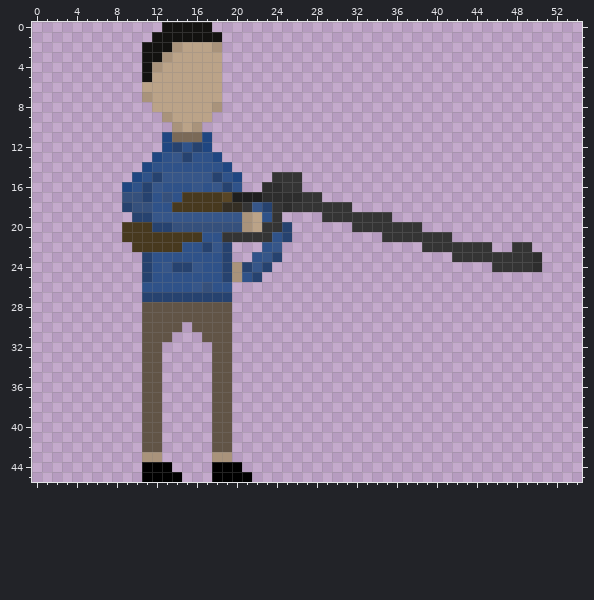
Pixel-art sprite -- assets/images/shotgunReload4.png. The first picture shows the starting point.
The file is 110x92 pixels, drawn in blocks of 2x2; one block is one cell here. Colours within 5 levels of each other are drawn and written as one.
Now the later version:
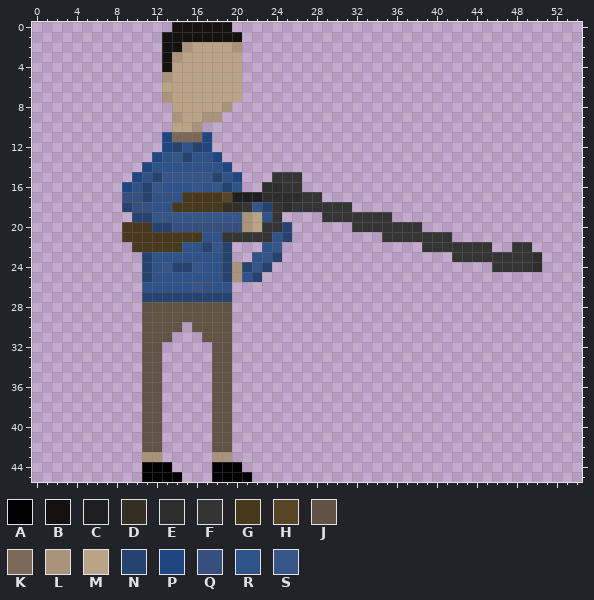
Palette (. is transparent): A #000000  B #131210  C #1e1e1e  D #342e24  E #2d2d2d  F #343434  G #47391e  H #584525  J #615446  K #7a6957  L #a9937b  M #bba388  N #26426f  P #1f4681  Q #35507c  R #2f5289  S #365689
The commit says: changed upgraded heart image and updated reload animations
The edit:
y 0: x 13 B -> .; x 18..19 .. -> BB
y 1: x 12 B -> .; x 19..20 .. -> BB
y 2: x 11..12 BB -> ..; x 14..15 LM -> BL; x 18..20 L.. -> MML
y 3: x 11..14 BBLM -> ..BL; x 19..20 .. -> MM
y 4: x 11..13 BLM -> ..B; x 19..20 .. -> MM
y 5: x 11..13 BMM -> ..L; x 19..20 .. -> MM
y 6: x 11..12 MM -> ..; x 19..20 .. -> MM
y 7: x 11..13 LMM -> ..L; x 19..20 .. -> MM
y 8: x 12..13 MM -> ..; x 18..19 L. -> ML
y 9: x 13..14 LM -> .L; x 17..18 M. -> LL
y 10: x 14 L -> M
Pixel boxes of the changes (left, top, right, bottom) in both pictures:
changed: (142, 22, 242, 132)
